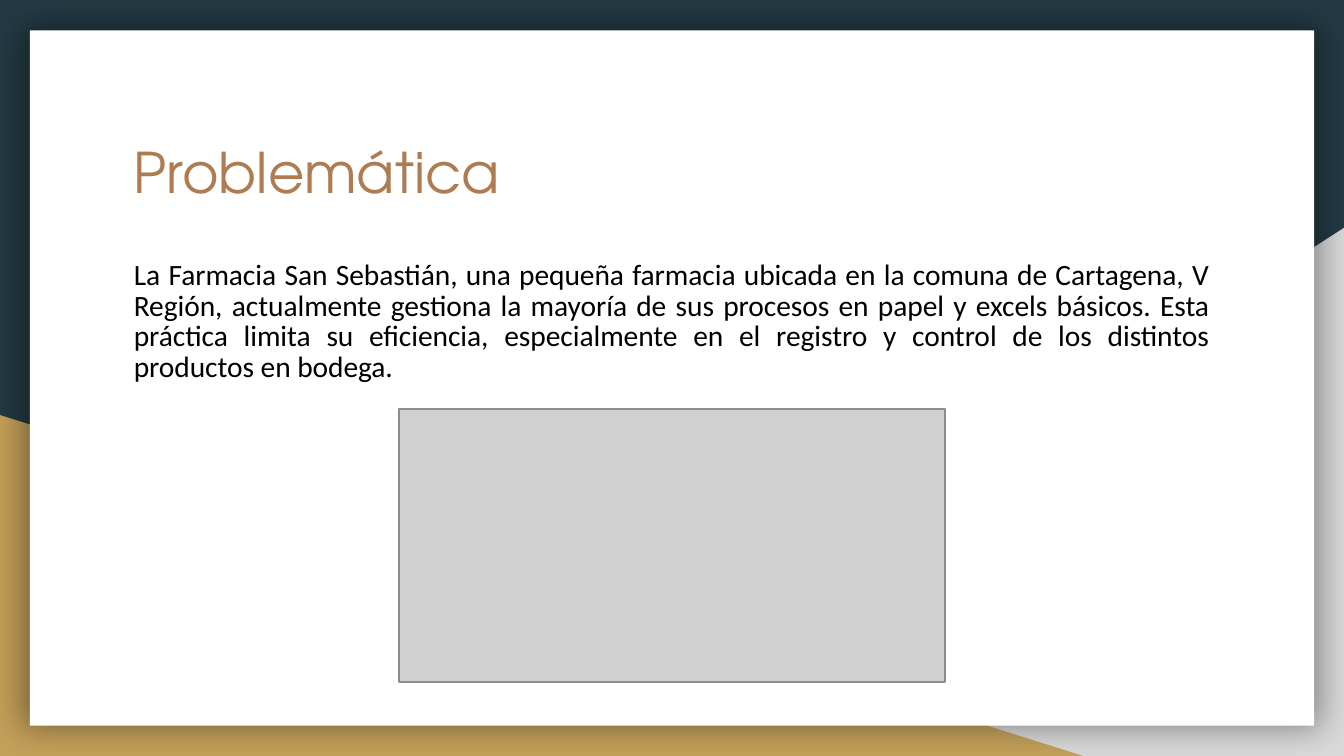
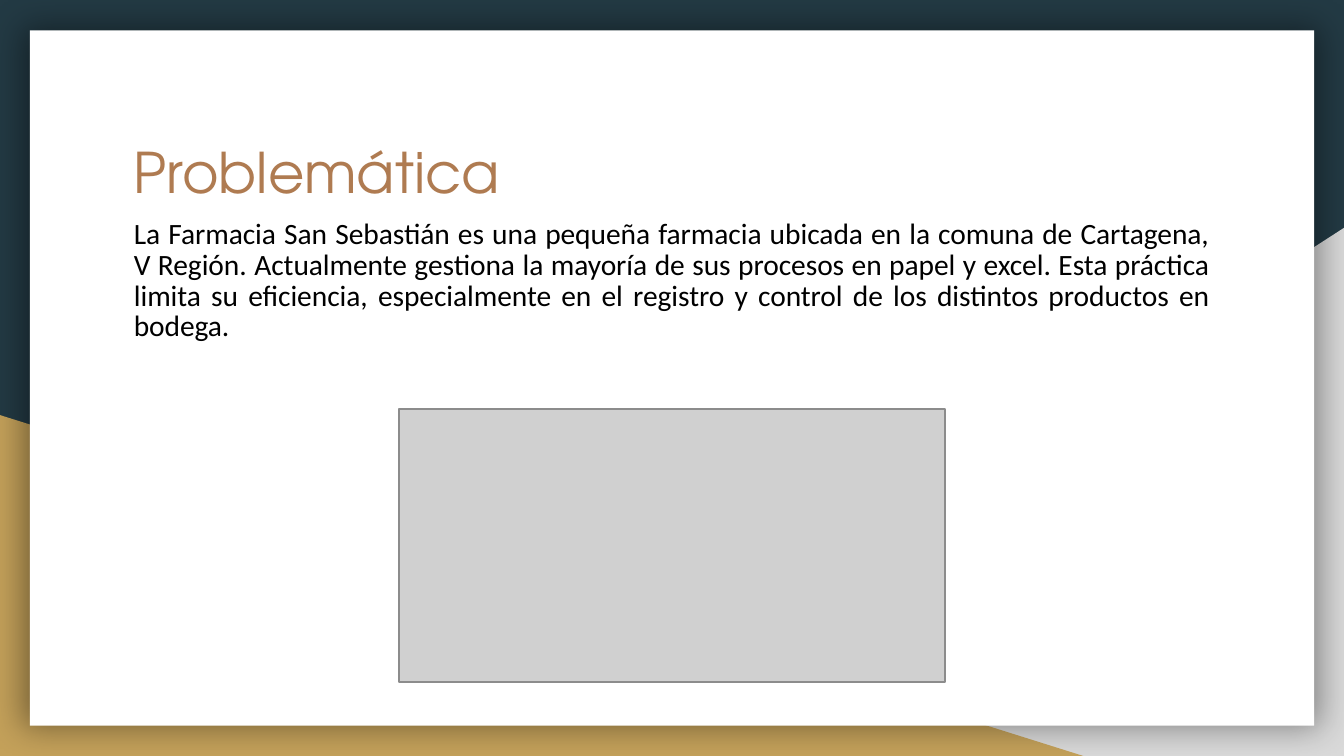
Before and after one commit to dacamposk1/capstone_grupo2, a slide deck: slide 2 of Fase 1/Evidencias Grupales/Presentación idea de proyecto.pptx. Drawn at 1344x756 pixels with LibreOffice and Linux fonts; fonts in the diff are those of the drawing; grey boxes stand for pictures. Boxes give left, top, right and bottom in pixels: in the first picture for what was removed or moved away, otherwise in the second. Text is boxed around its words. In the diff, an @@ line names an element or a change of style, - is before the commit and + after.

```diff
--- a/Fase 1/Evidencias Grupales/Presentación idea de proyecto.pptx
+++ b/Fase 1/Evidencias Grupales/Presentación idea de proyecto.pptx
@@ text at (134,223,1209,341): text changed @@
-La Farmacia San Sebastián, una pequeña farmacia ubicada en la comuna de Cartagena, V Región, actualmente gestiona la mayoría de sus procesos en papel y excels básicos. Esta práctica limita su eficiencia, especialmente en el registro y control de los distintos productos en bodega.
+La Farmacia San Sebastián es una pequeña farmacia ubicada en la comuna de Cartagena, V Región. Actualmente gestiona la mayoría de sus procesos en papel y excel. Esta práctica limita su eficiencia, especialmente en el registro y control de los distintos productos en bodega.
```
Also in this commit, not shown: 5 other slides changed.
